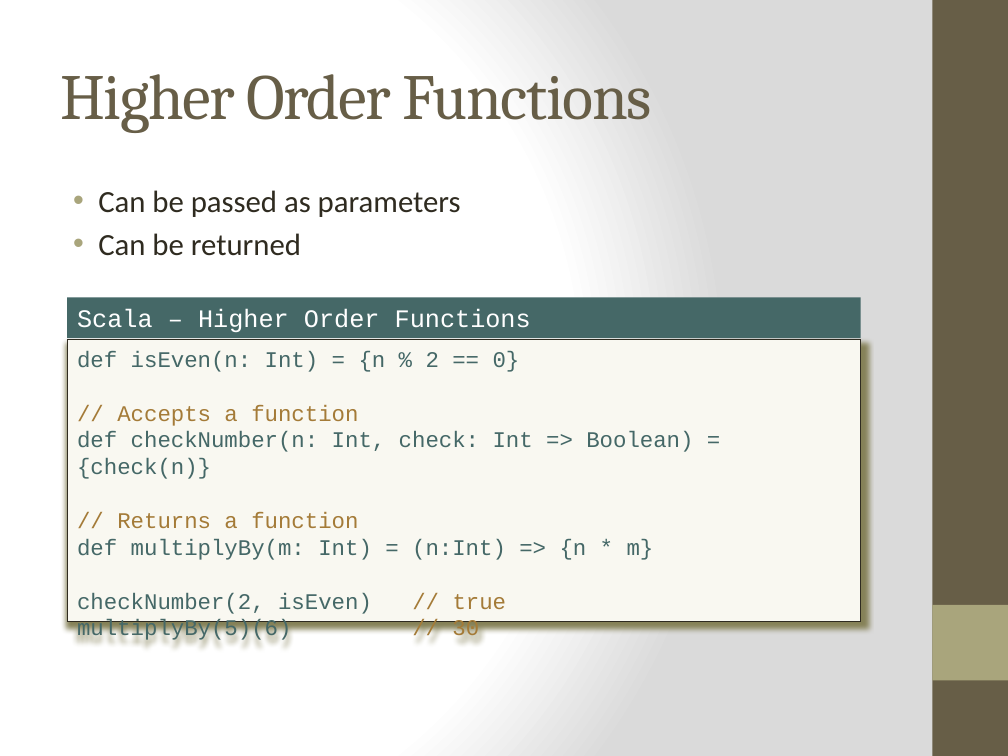
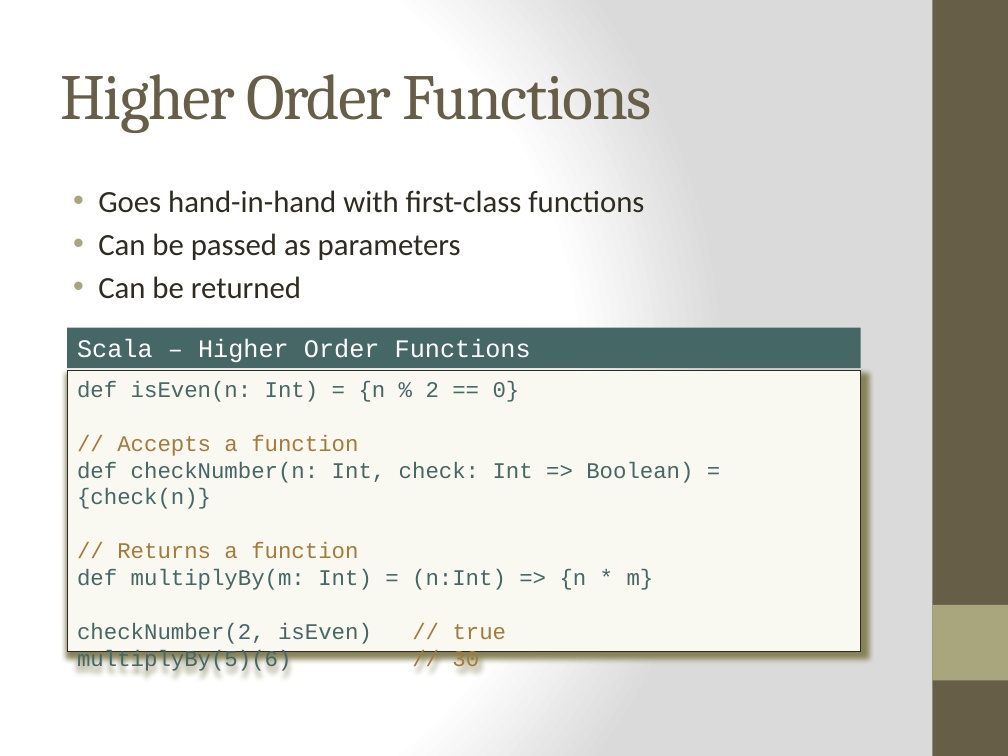
Before and after one commit to bjhartin/FoundationsOfFunctionalProgramming, a slide deck: slide 21 of FoundationsOfFunctionalProgramming.pptx (slide 20 before the commit). Drawn at 1008x756 pixels with LibreOffice and Linux fonts; fonts in the diff are those of the drawing. Boxes give left, top, right and bottom in pixels: in the first picture for what was removed or moved away, otherwise in the second. Text is boxed around its words. In the diff, an @@ line names an element or a change of style, - is before the commit and + after.

```diff
--- a/FoundationsOfFunctionalProgramming.pptx
+++ b/FoundationsOfFunctionalProgramming.pptx
@@ text at box(98, 190, 644, 213): paragraph added @@
+• Goes hand-in-hand with first-class functions
@@ rectangle "Scala – Higher Order Functions": place and size @@
-rectangle "Scala – Higher Order Functions" at box(68, 297, 861, 338)
+rectangle "Scala – Higher Order Functions" at box(68, 328, 861, 368)
@@ rectangle "def isEven(n: Int) = {n ...": place and size @@
-rectangle "def isEven(n: Int) = {n ..." at box(68, 340, 861, 621)
+rectangle "def isEven(n: Int) = {n ..." at box(68, 370, 861, 651)
```
Also in this commit, not shown: 10 other slides changed, 1 slide added.
